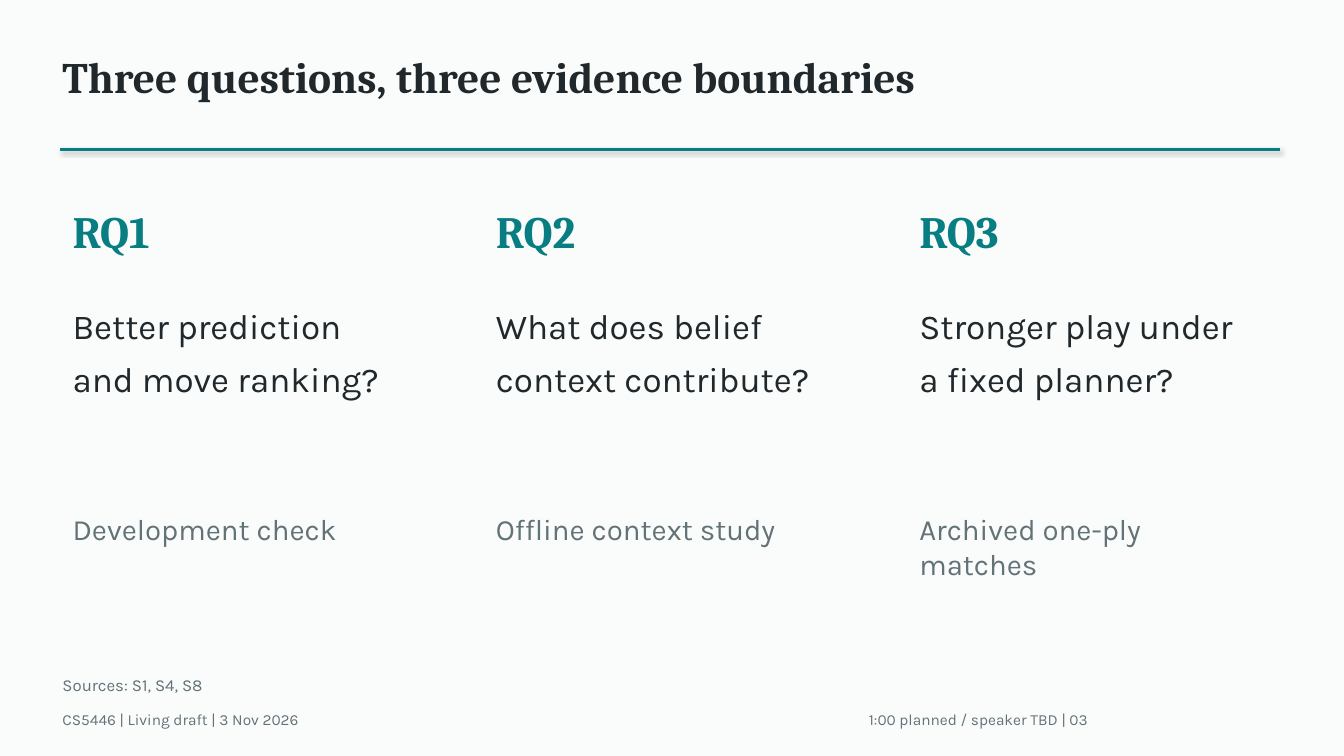
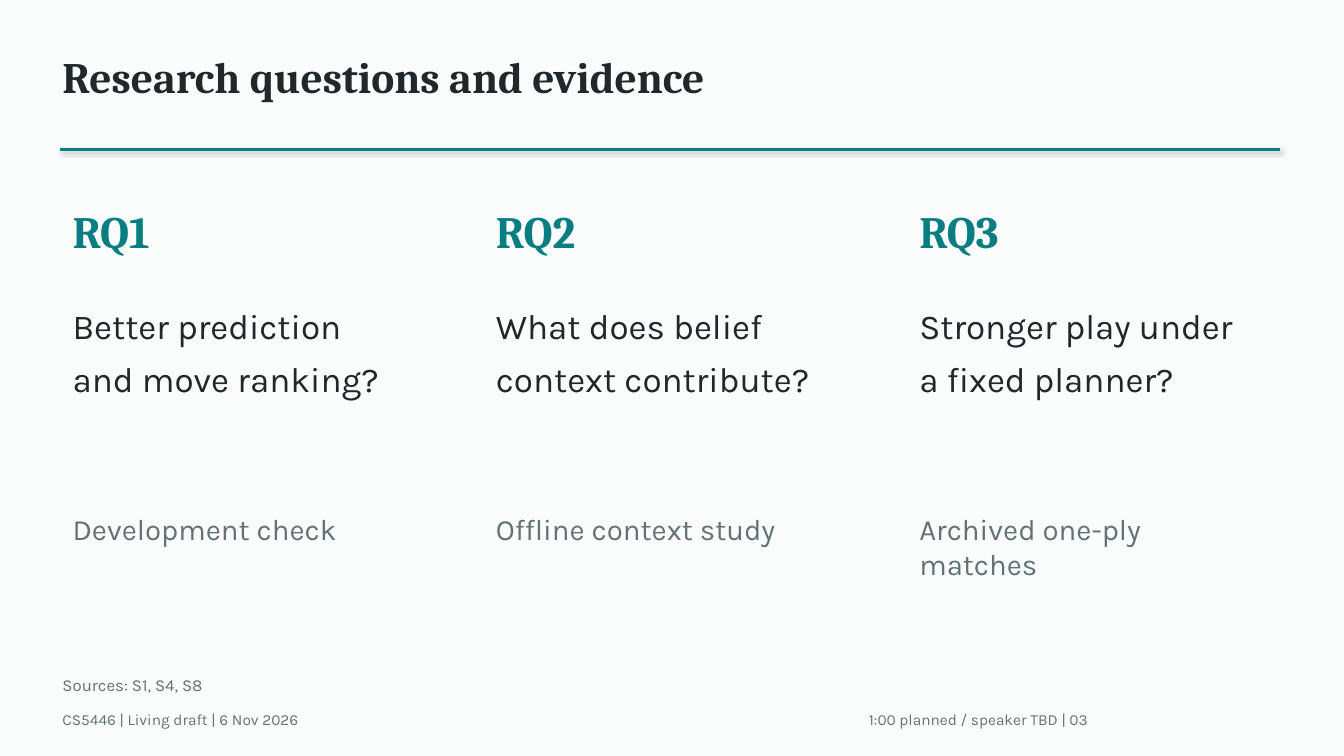
Before and after one commit to Mr-Teal/CS5446_project, a slide deck: slide 3 of docs/drafts/presentation-draft.pptx. Drawn at 1344x756 pixels with LibreOffice and Linux fonts; fonts in the diff are those of the drawing. Boxes give left, top, right and bottom in pixels: in the first picture for what was removed or moved away, otherwise in the second. Text is boxed around its words. In the diff, an @@ line names an element or a change of style, - is before the commit and + after.

Commit message:
docs: refresh presentation narrative and evidence status
Clarify the opening, search explanation and conclusion. Distinguish the archived one-ply evaluator batch from author-reported full-agent arms and the pending learned-leaf full-search comparison. Refresh merged/open integration status as checked on 6 November.

Synchronize the editable deck, PDF preview and Markdown/Word plan. Preserve 12 core slides plus four backups, result values and slide geometry. Correct chart axis identifiers and align its numeric cache with the unchanged embedded workbook.

Validation: rendered slide and Word-page review, 16-slide structure, native chart/workbook references, package/layout checks and unchanged result-slide text. No new training, matches, rehearsal or Q&A preparation. Report artifacts remain unchanged and PR33 remains a draft.

Prepared with Codex assistance under Bryan's direction.

```diff
--- a/docs/drafts/presentation-draft.pptx
+++ b/docs/drafts/presentation-draft.pptx
@@ text at [62, 63, 704, 102]: text changed @@
-Three questions, three evidence boundaries
+Research questions and evidence
@@ text at [62, 714, 298, 729]: text changed @@
-CS5446 | Living draft | 3 Nov 2026
+CS5446 | Living draft | 6 Nov 2026
```
Also in this commit, not shown: 15 other slides changed, 3 other files.
